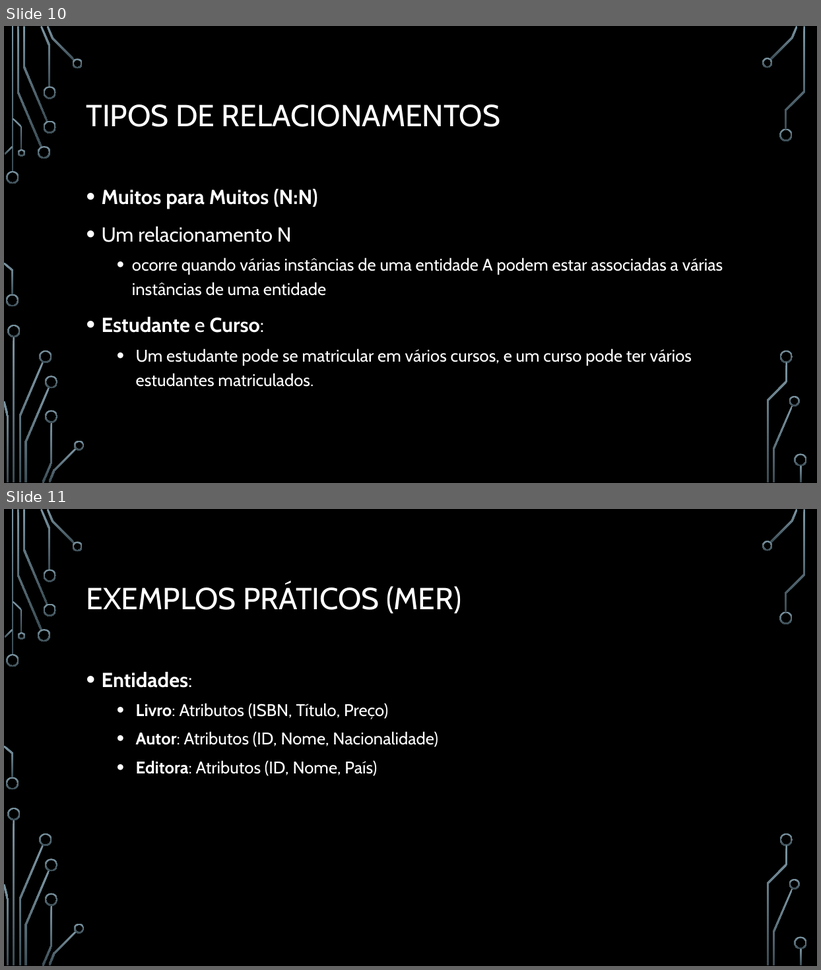
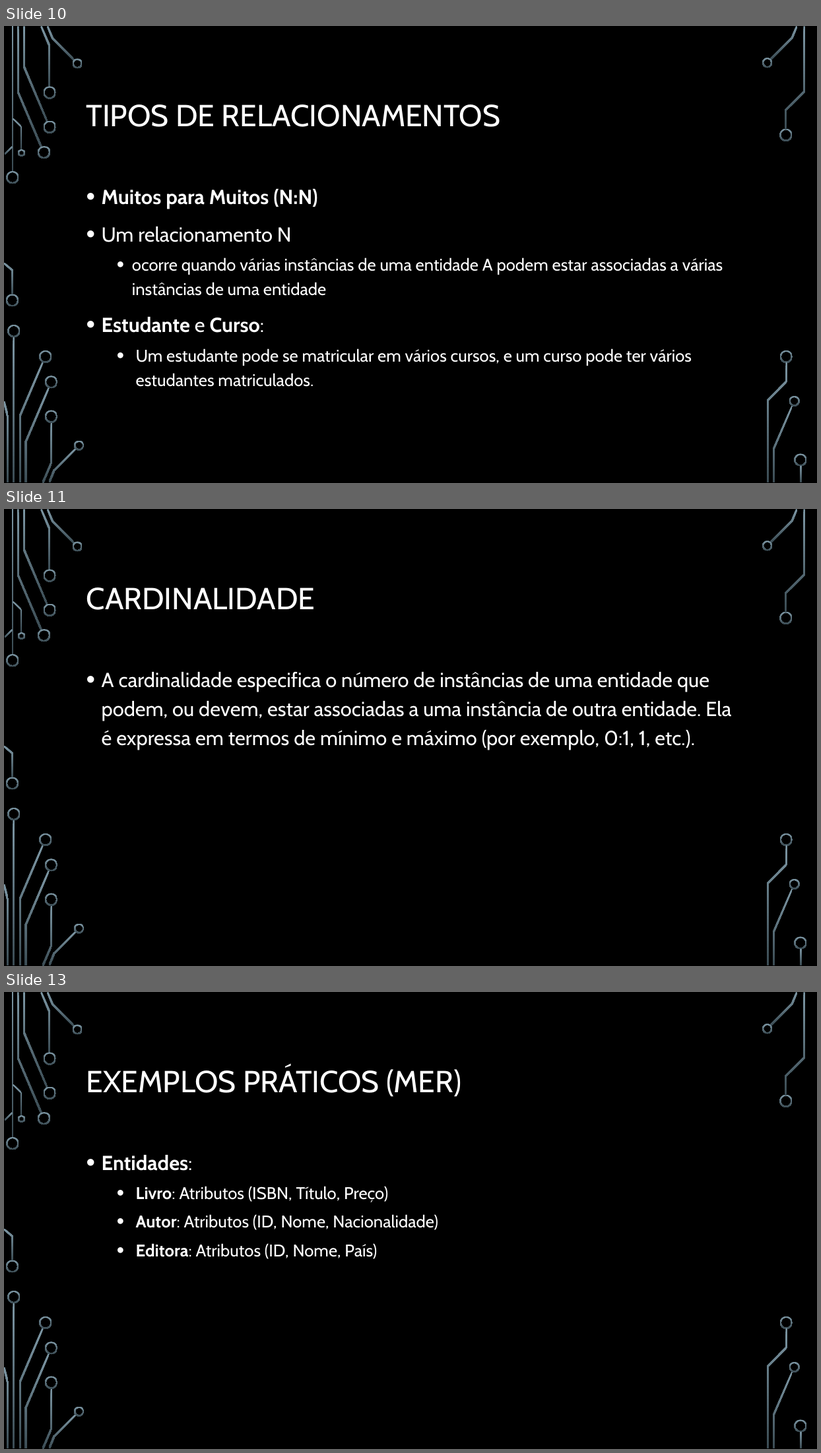
Before and after one commit to luisfernandospoljaric/SENAI2024, a slide deck: Julia Calhau/Bancos de Dados/Aula 3/MER e DER e Relacionamentos .pptx. Shown one above the other, each under a label of ours: slides 10 and 11 before the commit, slides 10, 11 and 13 after it; the slides between them are not shown. The pictures are 821x970 and 821x1453 pixels, drawn with LibreOffice and Linux fonts; fonts in the diff are those of the drawing; background and template pictures are left out. Boxes give left, top, right and bottom in pixels: in the first picture for what was removed or moved away, otherwise in the second. Text is boxed around its words. In the diff, an @@ line names an element or a change of style, - is before the commit and + after.

```diff
--- a/Julia Calhau/Bancos de Dados/Aula 3/MER e DER e Relacionamentos .pptx
+++ b/Julia Calhau/Bancos de Dados/Aula 3/MER e DER e Relacionamentos .pptx
@@ slide 11 added at (4, 509, 817, 966), background picture (left out); not listed: 36 template elements that a slide beside it also shows @@
@@ title added at (86, 588, 316, 610), 36 pt, text #FFFFFF @@
+CARDINALIDADE
@@ text added at (102, 672, 731, 750), 24 pt, text #FFFFFF @@
+• A cardinalidade especifica o número de instâncias de uma entidade que podem, ou devem, estar associadas a uma instância de outra entidade. Ela é expressa em termos de mínimo e máximo (por exemplo, 0:1, 1, etc.).
@@ what was slide 11 is now slide 13 @@
```
Also in this commit, not shown: 1 other slide added.
